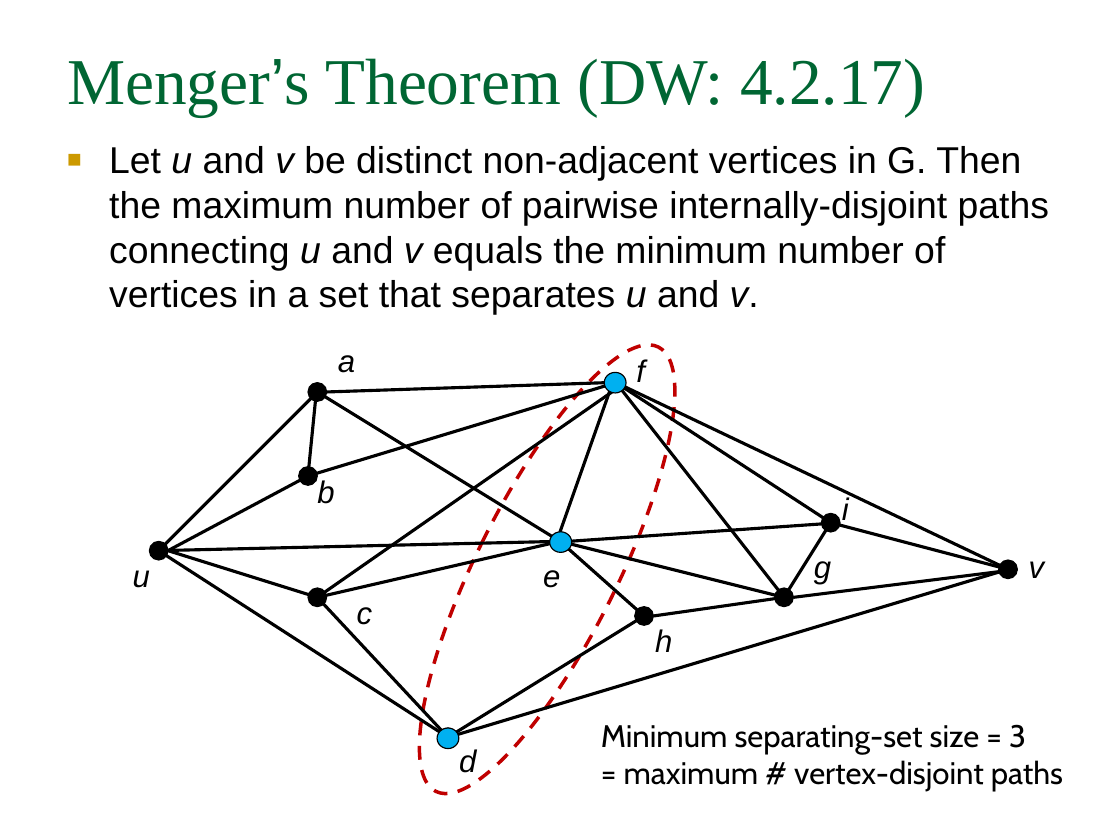
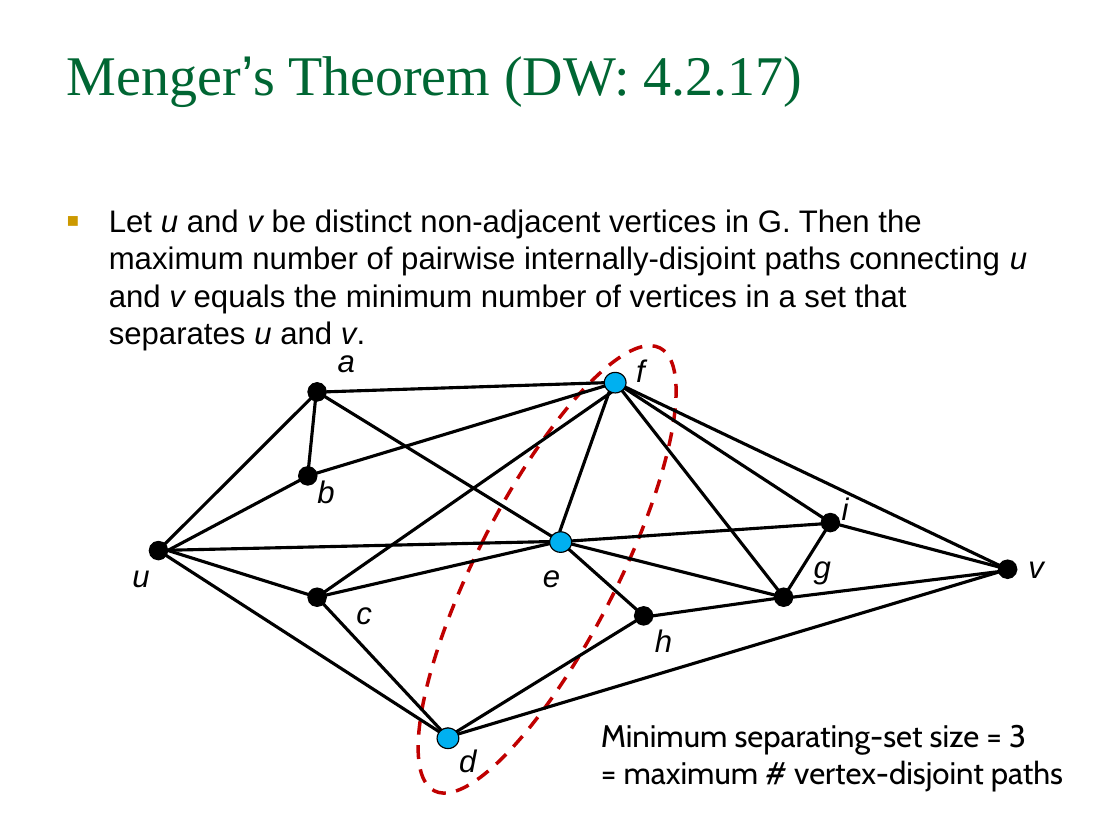
Before and after one commit to TheLethalCode/KGP_Academics, a slide deck: slide 41 of Sem_7/Graph_Theory/Lec_9.ppt. Drawn at 1120x840 pixels with LibreOffice and Linux fonts; fonts in the diff are those of the drawing. Boxes give left, top, right and bottom in pixels: in the first picture for what was removed or moved away, otherwise in the second. Text is boxed around its words. In the diff, an @@ line names an element or a change of style, - is before the commit and + after.

```diff
--- a/Sem_7/Graph_Theory/Lec_9.ppt
+++ b/Sem_7/Graph_Theory/Lec_9.ppt
@@ text "Menger’s Theorem (DW: 4.2.17)" at (67, 56, 803, 106): size 42 to 36 pt @@
@@ text "Let u and v be ...": place and size @@
-text "Let u and v be ..." at (109, 146, 1049, 315)
+text "Let u and v be ..." at (109, 209, 1027, 351)
@@ text "Let u and v be ..." at (109, 209, 1027, 351): size 24 to 20 pt; indent changed @@
```
Also in this commit, not shown: 36 other slides changed, 4 other files.
